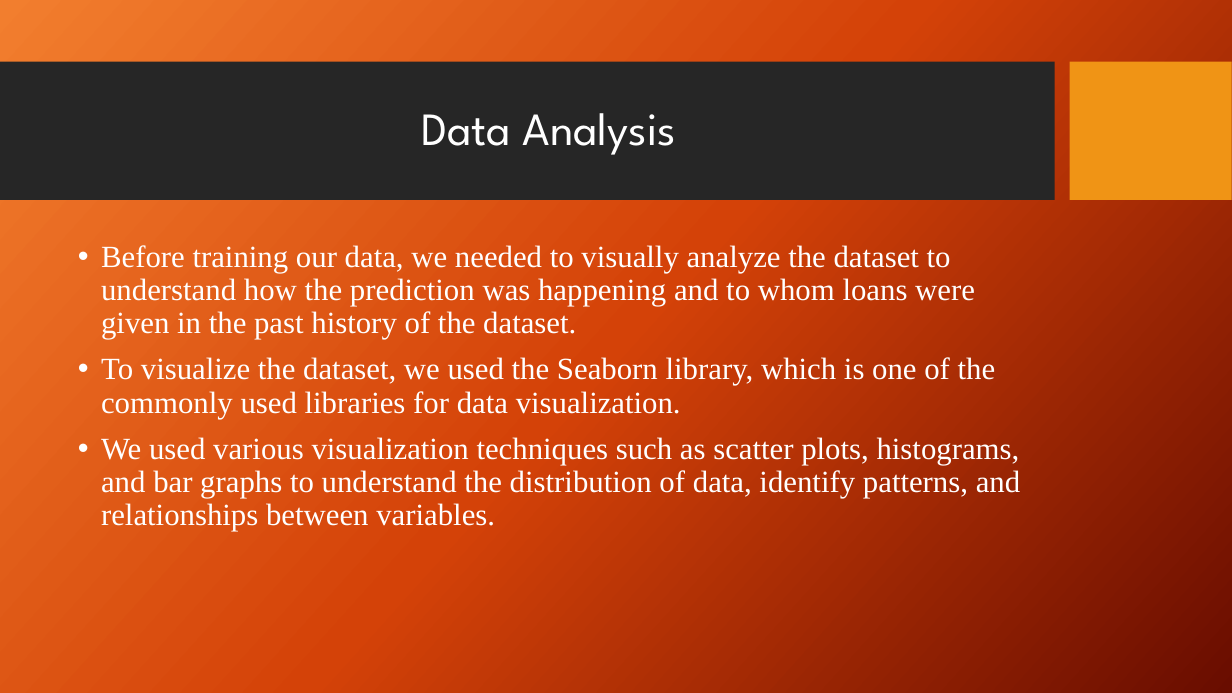
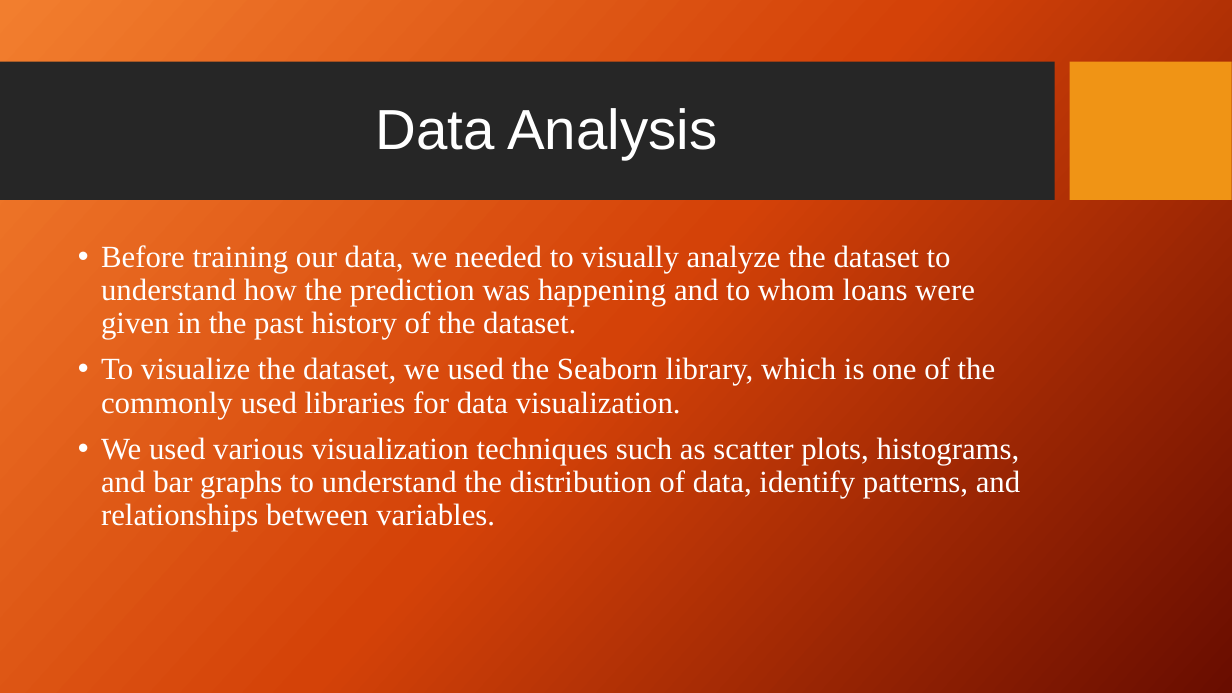
Before and after one commit to Safee121/Loan-Eligibility-Prediction-, a slide deck: slide 5 of Loan Eligibility Prediction1.pptx. Drawn at 1232x693 pixels with LibreOffice and Linux fonts; fonts in the diff are those of the drawing; background and template pictures are left out. Boxes give left, top, right and bottom in pixels: in the first picture for what was removed or moved away, otherwise in the second. Text is boxed around its words. In the diff, an @@ line names an element or a change of style, - is before the commit and + after.

```diff
--- a/Loan Eligibility Prediction1.pptx
+++ b/Loan Eligibility Prediction1.pptx
@@ title "Data Analysis" at (x1=375, y1=108, x2=717, y2=159): size 36 to 44 pt, font League Spartan to Arial @@
```
Also in this commit, not shown: 4 other slides changed, 1 slide added, 4 slides removed.
